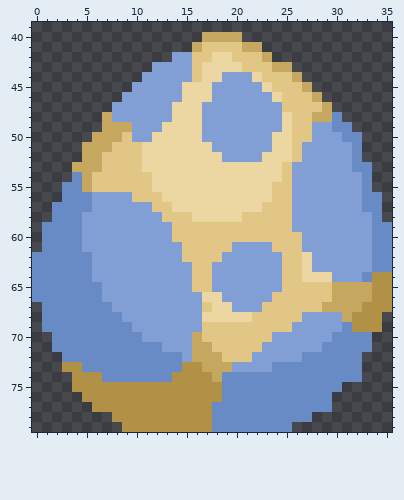
One commit to this sprite sheet: drillbird/Art/environment/Home/egg_big.png. That is the earlier state.
The file is 36x80 pixels. Shown: x 0..35, y 39..79.
The result:
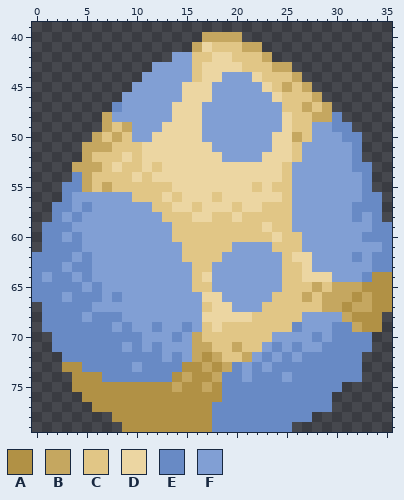
Palette (. is transparent): A #b19145  B #c5a760  C #e1c686  D #ecd6a2  E #688ac5  F #819fd4
What changed:
Changed rows in their new state; - is an unchanged pixel.
first column x 17:
41 D
first column x 1:
45 ------------------------B---------
47 -------E------------------B-------
49 -------C--------------------------
50 ------C------------------B--------
52 -----C--D-------------------------
53 -------D---C----------------------
54 ---------D------------------------
55 ------B----CC--------C------------
56 ---FF--------C---C-----D----------
57 ---F-----------C---C-----------E--
58 --F--------------CC------------E--
59 ---F------------------D-----------
60 --F--------------------D--------E-
61 ---------------------------------F
62 ---F---------------------D-----E--
63 --F-------------------------------
64 F--F------------D-----------------
65 ----F----------------------B----A-
66 --F----E------------------B-B--A--
67 -----FF-----------------------A-B-
68 ----F-----------------------------
69 -------F---E--E--D-------E---E-B--
70 -------------E-------------E------
71 --------F-F--------B---E-E--------
72 ------------F---A---B-E-E---------
73 ---------F-------A-E-E------------
74 --------------B-----F---F---------
75 -------------B--B-----------------
Where, in picture pixels (left, top, right, bottom), the same in both pictures:
changed: (202, 42, 212, 52)
changed: (42, 82, 382, 392)
